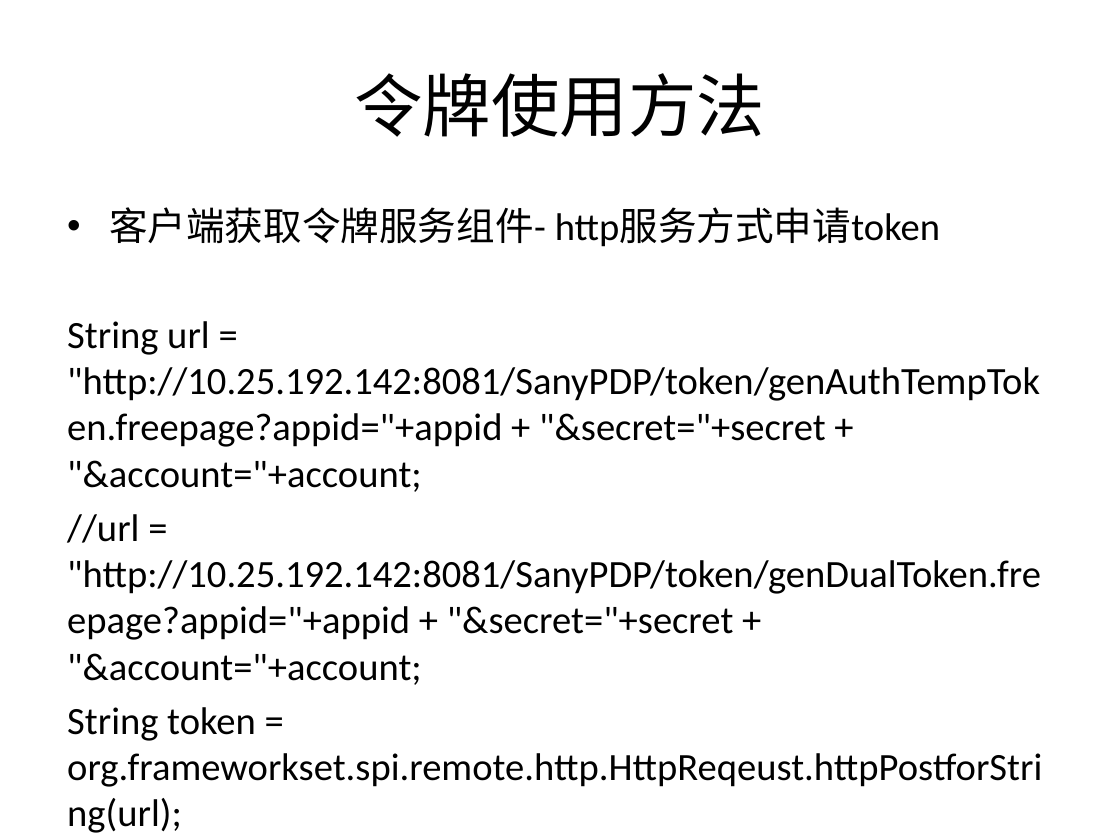
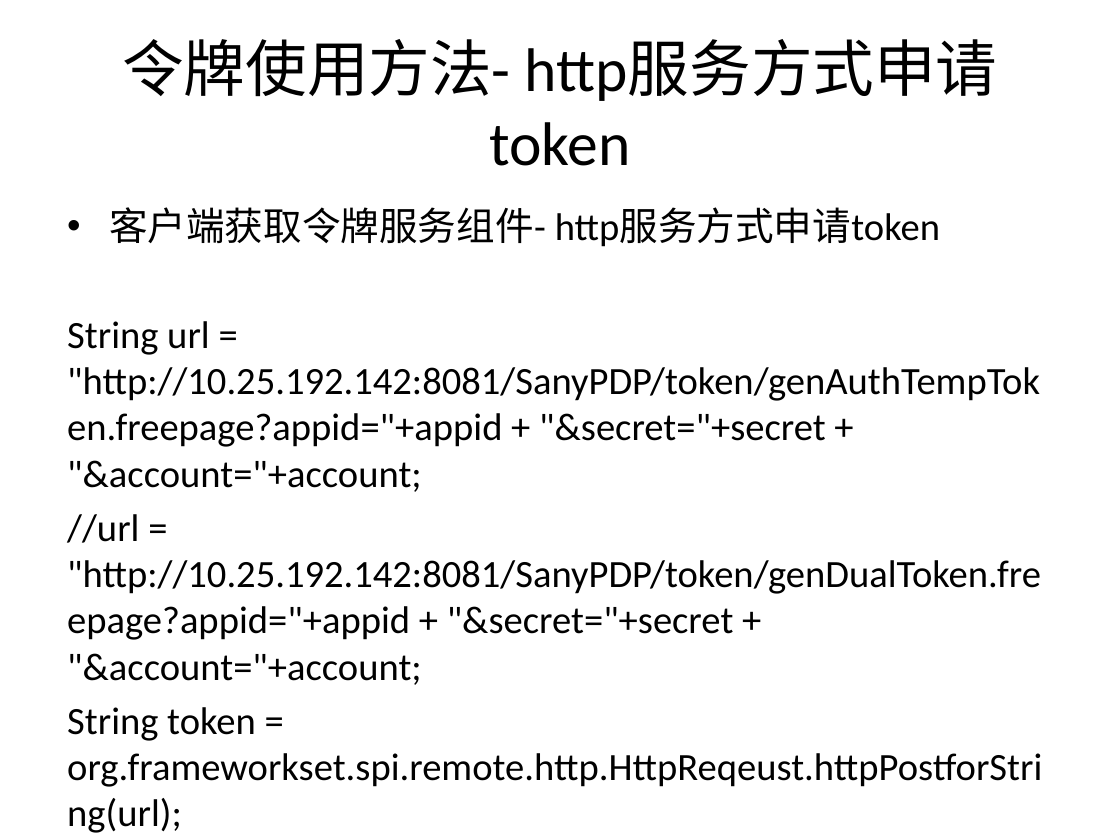
Before and after one commit to bbossgroups/bboss, a slide deck: slide 8 of 文档/令牌管理.pptx (slide 6 before the commit). Drawn at 1120x840 pixels with LibreOffice and Linux fonts; fonts in the diff are those of the drawing. Boxes give left, top, right and bottom in pixels: in the first picture for what was removed or moved away, otherwise in the second. Text is boxed around its words. In the diff, an @@ line names an element or a change of style, - is before the commit and + after.

Commit message:
1.完善mongodb过期令牌检测机制并增加测试用例 2.完善令牌管理文档

```diff
--- a/文档/令牌管理.pptx
+++ b/文档/令牌管理.pptx
@@ title at bbox=[122, 39, 510, 97]: text changed; size 44 to 39.6 pt @@
-令牌使用方法
+令牌使用方法- http服务方式申请token
```
Also in this commit, not shown: 8 other slides changed, 6 slides added, 3 other files.
